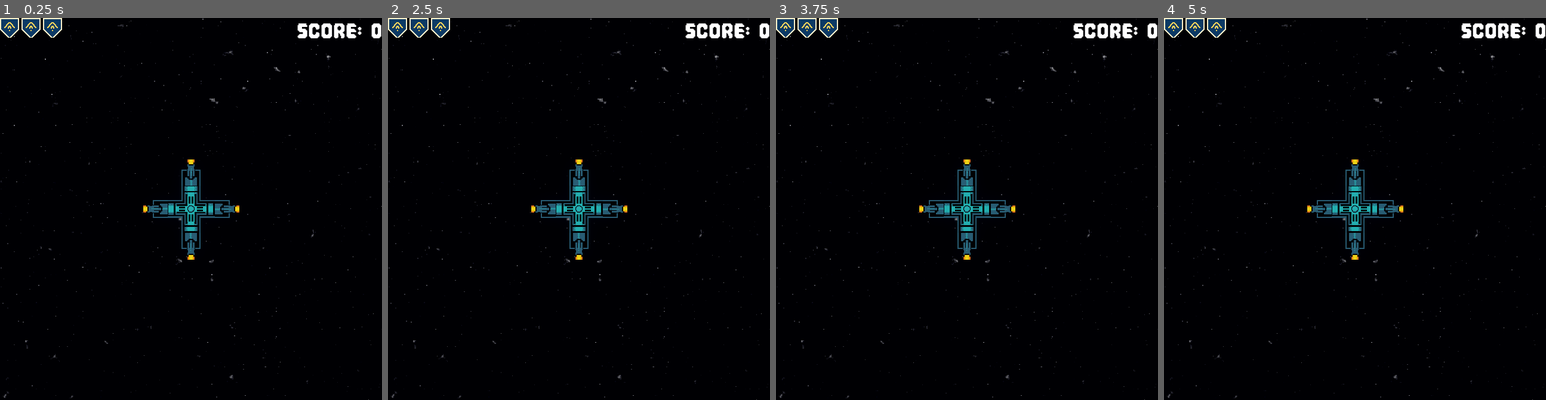
Above: before the commit, frames 1-4 (left to right).
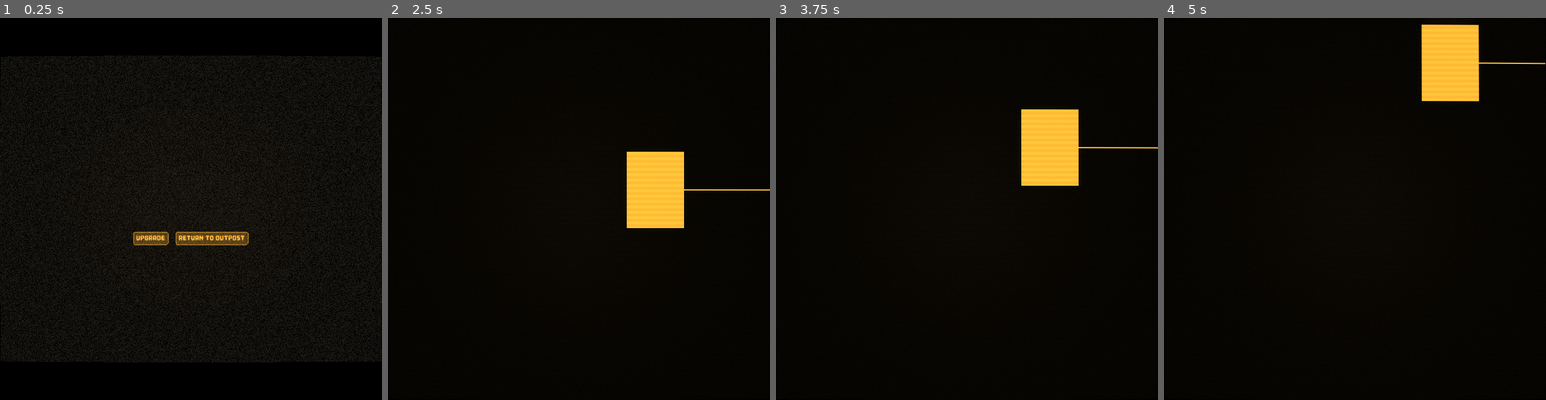
Above: after the commit, the same moments.

Repository: skain/incremental-outpost
Game: Godot game, scene res://scenes/main/main.tscn
Two runs of this game, one before a commit and one after it. Both use one fixed random seed, a clock stepped at 60 frames per second and the inputs below.
Inputs (mouse positions are in pixels of both pictures, inside the frame that each line leads up to):
- Up to frame 1 (0.25 s): no input
- Up to frame 2 (2.5 s): tap Enter (start_game) at 0.5, 2 s; move the mouse to (663, 189) at 0.52 s; hold Right (fire_right) 0.53-1.25 s; hold Enter (start_game) 0.53-1.25 s; click (663, 189) at 0.67 s; click (536, 239) at 1.25 s, where only the run after the commit has a clickable "Upgrade"; drag from (502, 228) to (579, 209) at 2.02 s
- Up to frame 3 (3.75 s): tap Enter (start_game) at 2.75 s; move the mouse to (1005, 124) at 2.77 s; hold Right (fire_right) 2.78-3.5 s; hold Enter (start_game) 2.78-3.5 s; drag from (947, 285) to (967, 159) at 3.52 s
- Up to frame 4 (5 s): tap Enter (start_game) at 4.25 s; move the mouse to (1469, 266) at 4.27 s; hold Left (fire_left) from 4.28 s (still down); hold Enter (start_game) from 4.28 s (still down)

The runs differ from the first frame. In frame 1, 39% of the frame differs, in the area x 0-100%, y 0-100%; in frame 2, 5.9%; in frame 3, 5.9%; in frame 4, 5.8%.

Commit message:
skill tree line working

Diff:
--- a/scenes/crt/crt_panel/crt_panel.tscn
+++ b/scenes/crt/crt_panel/crt_panel.tscn
@@ -34,6 +34,7 @@
 
 [node name="SkillTreeCamera" type="Camera2D" parent="." unique_id=1707505872]
 unique_name_in_owner = true
+visible = false
 script = ExtResource("4_xhaol")
 
 [node name="EndGameInterstitial" type="CanvasLayer" parent="." unique_id=43730878]
@@ -126,7 +127,10 @@
 script = ExtResource("2_33ycp")
 
 [node name="SkillTreeNode" parent="SkillTreeNodes" unique_id=1572228902 instance=ExtResource("3_0k2sf")]
-position = Vector2(284, 269)
+position = Vector2(200, 280)
+
+[node name="SkillTreeNode2" parent="SkillTreeNodes/SkillTreeNode" unique_id=980992063 instance=ExtResource("3_0k2sf")]
+position = Vector2(280, 0)
 
 [node name="CRTOverlay" type="CanvasLayer" parent="." unique_id=381617986]
 unique_name_in_owner = true
--- a/scenes/crt/crt_panel/skill_tree_nodes.gd
+++ b/scenes/crt/crt_panel/skill_tree_nodes.gd
@@ -7,4 +7,5 @@
 	root_node = get_child(0) as SkillTreeNode
 
 func home_camera() -> void:
+	skill_tree_camera.zoom = Vector2.ONE
 	skill_tree_camera.global_position = root_node.global_position
--- a/scenes/crt/skill_tree_node/skill_tree_node.gd
+++ b/scenes/crt/skill_tree_node/skill_tree_node.gd
@@ -1 +1,33 @@
-class_name SkillTreeNode extends Node2D
+class_name SkillTreeNode extends Sprite2D
+
+#func _ready() -> void:
+	#for node in get_children():
+		#var skill_node := node as SkillTreeNode
+		#var line := Line2D.new()
+		#
+		#line.add_point(Vector2.ZERO)
+		#line.add_point(skill_node.position)
+		#
+		#line.default_color = Color(1.0, 1.0, 1.0, 1.0)
+		#line.width = 2.0
+		##line.top_level = true
+		#
+		#add_child(line)
+
+func _ready() -> void:
+	for node in get_children():
+		var skill_node := node as SkillTreeNode
+		if not skill_node:
+			continue # Good practice: skips the node if it isn't a SkillTreeNode
+
+		var line := Line2D.new()
+
+		# Vector2.ZERO is (0,0), which is exactly the center of the parent
+		line.add_point(Vector2.ZERO)
+		line.add_point(skill_node.position)
+		line.z_index = -1
+
+		line.default_color = Color(1.0, 1.0, 1.0, 1.0)
+		line.width = 2.0
+
+		add_child(line)
--- a/scenes/crt/skill_tree_node/skill_tree_node.tscn
+++ b/scenes/crt/skill_tree_node/skill_tree_node.tscn
@@ -2,16 +2,14 @@
 
 [ext_resource type="Script" uid="uid://dp8l4ek8up3rd" path="res://scenes/crt/skill_tree_node/skill_tree_node.gd" id="1_ppave"]
 
-[sub_resource type="Gradient" id="Gradient_mtsnd"]
+[sub_resource type="Gradient" id="Gradient_dgmcs"]
 colors = PackedColorArray(1, 1, 1, 1, 1, 1, 1, 1)
 
-[sub_resource type="GradientTexture2D" id="GradientTexture2D_dgmcs"]
-gradient = SubResource("Gradient_mtsnd")
+[sub_resource type="GradientTexture2D" id="GradientTexture2D_kbu51"]
+gradient = SubResource("Gradient_dgmcs")
 width = 96
 height = 128
 
-[node name="SkillTreeNode" type="Node2D" unique_id=1572228902]
+[node name="SkillTreeNode" type="Sprite2D" unique_id=980992063]
+texture = SubResource("GradientTexture2D_kbu51")
 script = ExtResource("1_ppave")
-
-[node name="Sprite2D" type="Sprite2D" parent="." unique_id=1940737944]
-texture = SubResource("GradientTexture2D_dgmcs")
--- a/scenes/main/main.gd
+++ b/scenes/main/main.gd
@@ -16,8 +16,8 @@
 
 # Called when the node enters the scene tree for the first time.
 func _ready() -> void:
-	_start_game()
-	#_switch_to_crt()
+	#_start_game()
+	_switch_to_crt()
 
 func _start_game() -> void:
 	if not game_over:
Not shown, changed: assets/Shield.png.import
